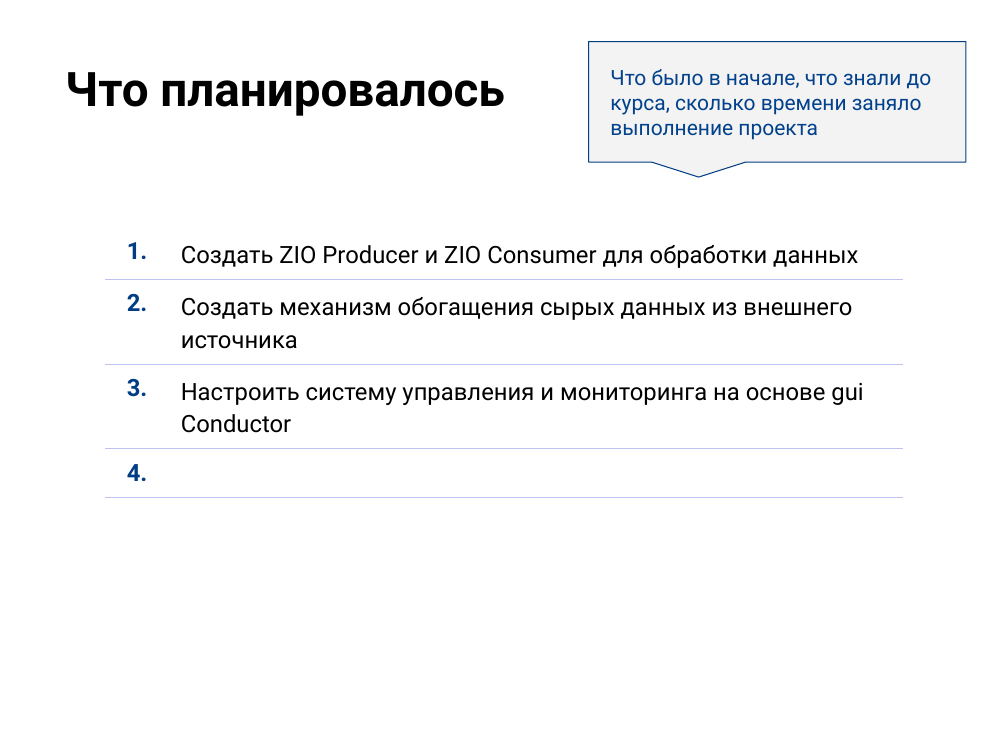
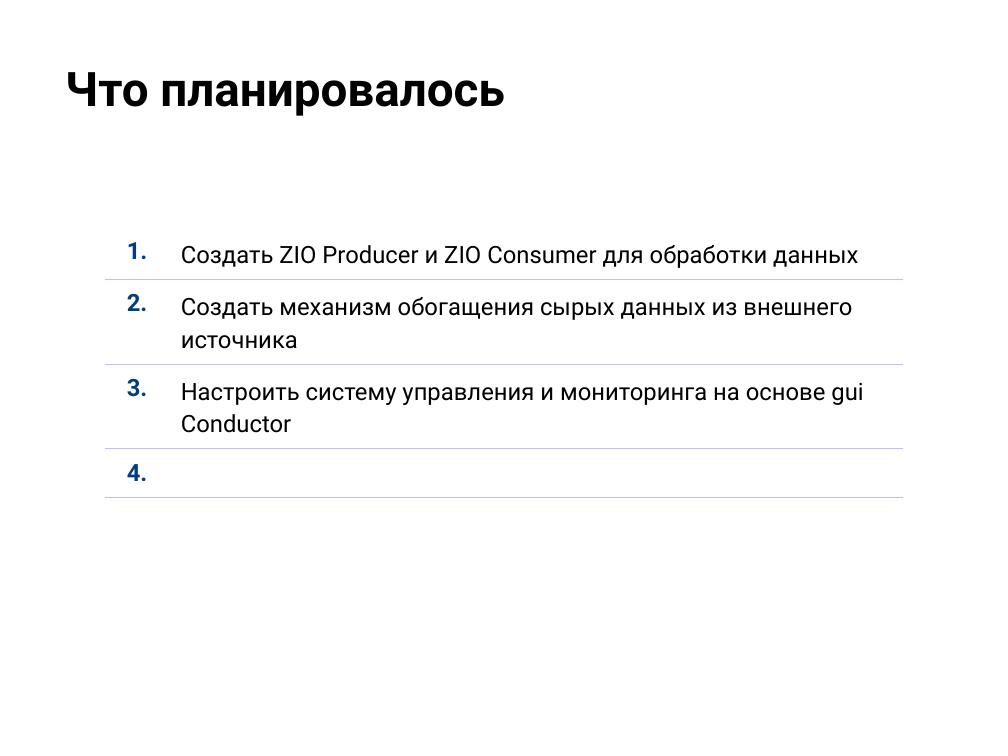
Before and after one commit to AlekseyFilatov/-OTUS_hw_kafka, a slide deck: slide 6 of project/Защита_проекта_Микросервис_на_основе_Apache_Kafka.pptx. Drawn at 1008x756 pixels with LibreOffice and Linux fonts; fonts in the diff are those of the drawing; background and template pictures are left out. Boxes give left, top, right and bottom in pixels: in the first picture for what was removed or moved away, otherwise in the second. Text is boxed around its words. In the diff, an @@ line names an element or a change of style, - is before the commit and + after.

```diff
--- a/project/Защита_проекта_Микросервис_на_основе_Apache_Kafka.pptx
+++ b/project/Защита_проекта_Микросервис_на_основе_Apache_Kafka.pptx
@@ speech box removed at (589,41,966,161) @@
-Что было в начале, что знали до курса, сколько времени заняло выполнение проекта
```
Also in this commit, not shown: 4 other slides changed, 1 other file.
